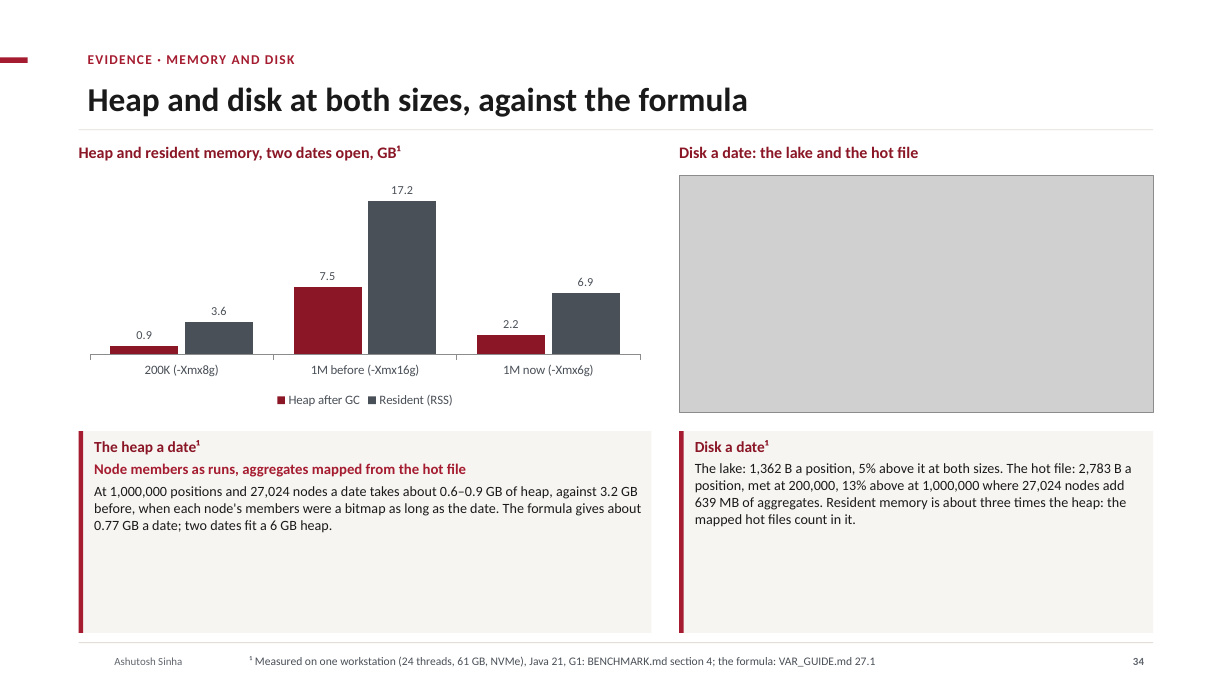
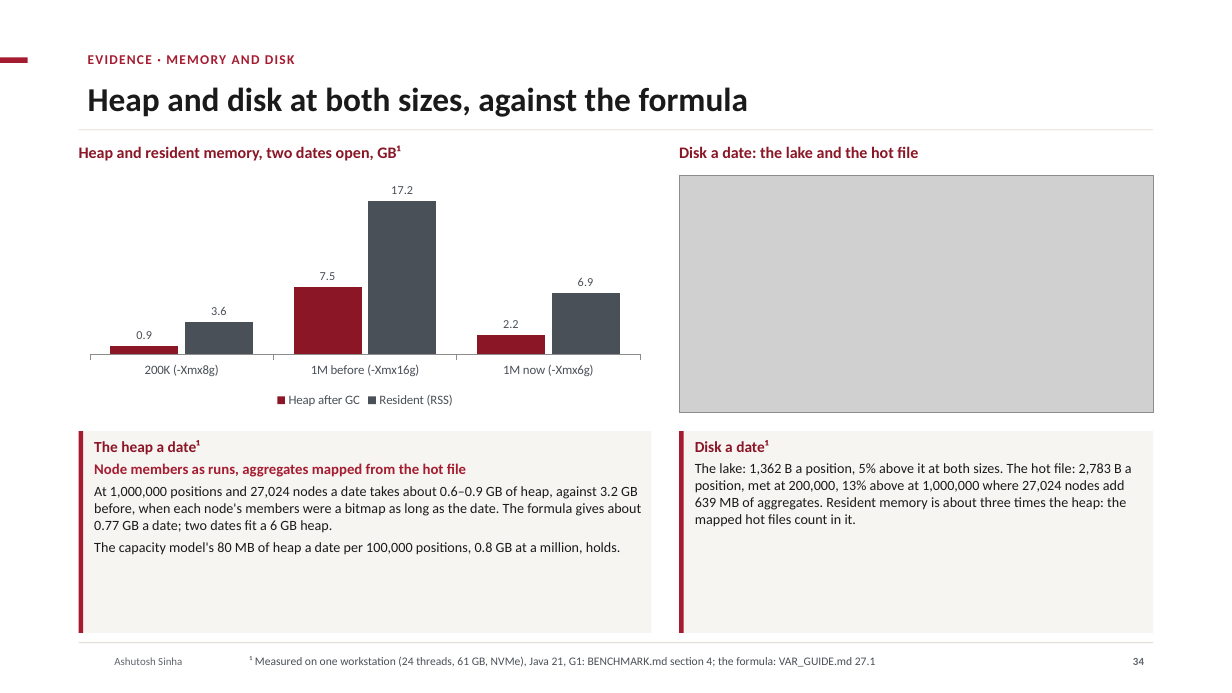
Before and after one commit to ajsinha/drishti, a slide deck: slide 34 of docs/publications/Drishti-VaR-Engine.pptx. Drawn at 1232x693 pixels with LibreOffice and Linux fonts; fonts in the diff are those of the drawing; grey boxes stand for pictures; background and template pictures are left out. Boxes give left, top, right and bottom in pixels: in the first picture for what was removed or moved away, otherwise in the second. Text is boxed around its words. In the diff, an @@ line names an element or a change of style, - is before the commit and + after.

Commit message:
Decks: three machines sized as CLUSTER_DEPLOYMENT 16 now reads (the heap measured at 1,000,000 positions, H = 128 MB + 641 B x P + 2 x 722 B x P, -Xmx 2.7 x H; 1-day VaR to 2M on 3 x m7i.4xlarge, 64 GB, about USD 3,300-4,000 a month on demand; every horizon to 1M on 3 x m7i.8xlarge, about USD 5,400-6,100) in the AWS deck's chapter, its summary and the VaR Engine deck's three-machine slide and derivations; Oversight case: why VaR moved is in the product, the waterfall on the guide's figures

```diff
--- a/docs/publications/Drishti-VaR-Engine.pptx
+++ b/docs/publications/Drishti-VaR-Engine.pptx
@@ text at [94,542,621,555]: paragraph added @@
+The capacity model's 80 MB of heap a date per 100,000 positions, 0.8 GB at a million, holds.
```
Also in this commit, not shown: 4 other slides changed, 5 other files.
